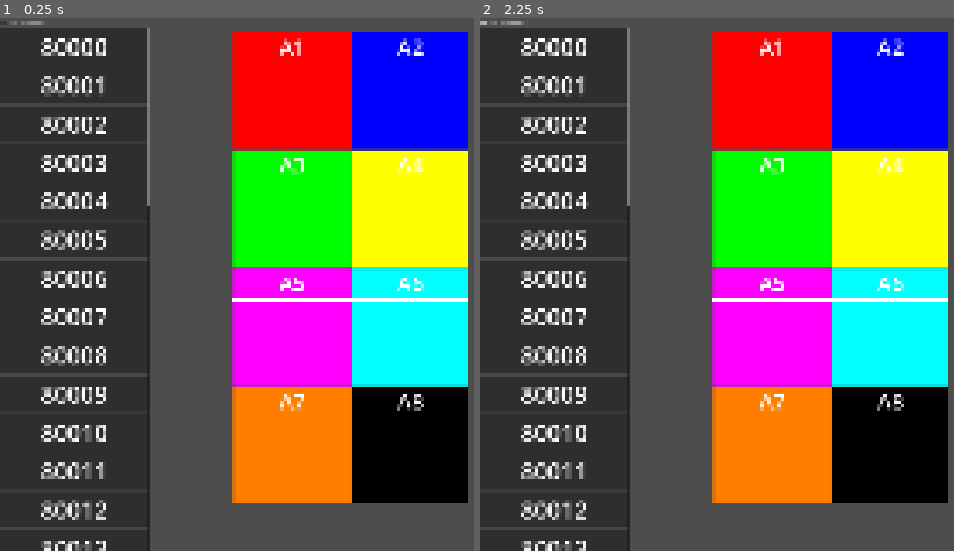
Above: before the commit, frames 1-2 (left to right).
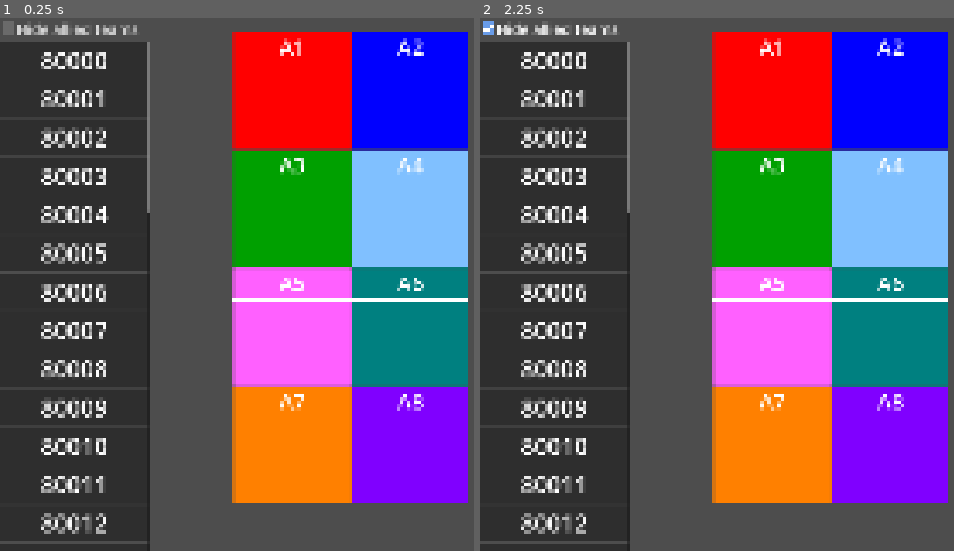
Above: after the commit, the same moments.

Repository: Team815/Recon
Game: Godot game, scene res://src/test.tscn
Two runs of this game, one before a commit and one after it. Both use one fixed random seed, a clock stepped at 60 frames per second and the inputs below. Before the commit the project starts from res://test.tscn.
Inputs:
- Up to frame 1 (0.25 s): no input
- Up to frame 2 (2.25 s): click "Hide allied teams" at 0.5 s; click "Hide allied teams" at 1.25 s; click "Hide allied teams" at 2 s

The runs differ from the first frame. In frame 1, 35% of the frame differs, in the area x 0-99%, y 0-100%; in frame 2, 35%.

Commit message:
Finish formatting views

Diff:
--- /dev/null
+++ b/assets/GuiChecked.svg
@@ -0,0 +1 @@
+<svg xmlns="http://www.w3.org/2000/svg" width="16" height="16"><rect width="14" height="14" x="1" y="1" fill="#699ce8" rx="2.33"/><path fill="#fff" d="M11.5 3.734 5.89 9.346 4.185 7.665l-1.5 1.499 3.204 3.18L13 5.235z"/></svg>
--- /dev/null
+++ b/assets/GuiUnchecked.svg
@@ -0,0 +1 @@
+<svg xmlns="http://www.w3.org/2000/svg" width="16" height="16"><rect width="14" height="14" x="1" y="1" fill="#e0e0e0" fill-opacity=".2" rx="2.333"/></svg>
--- a/project.godot
+++ b/project.godot
@@ -13,7 +13,7 @@
 config/name="Recon"
 run/main_scene="uid://5n5juoihtkaa"
 config/features=PackedStringArray("4.7", "GL Compatibility")
-config/icon="res://icon.svg"
+config/icon="res://assets/icon.svg"
 
 [display]
 
--- a/alliance_view.gd
+++ b/src/alliance_view.gd
@@ -40,6 +40,7 @@
 	team.alliance = self
 	var team_label := Label.new()
 	team_label.text = str(team.number)
+	team_label.horizontal_alignment = HORIZONTAL_ALIGNMENT_CENTER
 	%Teams.add_child(team_label)
 
 
--- a/alliance_view.tscn
+++ b/src/alliance_view.tscn
@@ -1,6 +1,6 @@
 [gd_scene format=3 uid="uid://klw37mxbpdhw"]
 
-[ext_resource type="Script" uid="uid://cn767a2rctq1x" path="res://alliance_view.gd" id="1_1aj48"]
+[ext_resource type="Script" uid="uid://cn767a2rctq1x" path="res://src/alliance_view.gd" id="1_1aj48"]
 
 [sub_resource type="StyleBoxFlat" id="StyleBoxFlat_1aj48"]
 content_margin_left = 0.0
--- a/alliances_view.tscn
+++ b/src/alliances_view.tscn
@@ -1,9 +1,9 @@
 [gd_scene format=3 uid="uid://ckj2x8hppuiew"]
 
-[ext_resource type="PackedScene" uid="uid://klw37mxbpdhw" path="res://alliance_view.tscn" id="1_6xcot"]
-[ext_resource type="Script" uid="uid://br7uq0q5brney" path="res://alliances_view.gd" id="1_a50og"]
+[ext_resource type="PackedScene" uid="uid://klw37mxbpdhw" path="res://src/alliance_view.tscn" id="1_6xcot"]
+[ext_resource type="Script" uid="uid://br7uq0q5brney" path="res://src/alliances_view.gd" id="1_a50og"]
 
-[sub_resource type="StyleBoxFlat" id="StyleBoxFlat_a50og"]
+[sub_resource type="StyleBoxFlat" id="StyleBoxFlat_35v4m"]
 content_margin_left = 0.0
 content_margin_top = 0.0
 content_margin_right = 0.0
@@ -27,72 +27,72 @@
 corner_radius_bottom_left = 3
 corner_detail = 5
 
-[sub_resource type="StyleBoxFlat" id="StyleBoxFlat_cwio8"]
+[sub_resource type="StyleBoxFlat" id="StyleBoxFlat_l2ytm"]
 content_margin_left = 0.0
 content_margin_top = 0.0
 content_margin_right = 0.0
 content_margin_bottom = 0.0
-bg_color = Color(0, 1, 0, 1)
+bg_color = Color(0, 0.627451, 0, 1)
 corner_radius_top_left = 3
 corner_radius_top_right = 3
 corner_radius_bottom_right = 3
 corner_radius_bottom_left = 3
 corner_detail = 5
 
-[sub_resource type="StyleBoxFlat" id="StyleBoxFlat_e1ag3"]
+[sub_resource type="StyleBoxFlat" id="StyleBoxFlat_bbl43"]
 content_margin_left = 0.0
 content_margin_top = 0.0
 content_margin_right = 0.0
 content_margin_bottom = 0.0
-bg_color = Color(1, 1, 0, 1)
+bg_color = Color(0.5019608, 0.7529412, 1, 1)
 corner_radius_top_left = 3
 corner_radius_top_right = 3
 corner_radius_bottom_right = 3
 corner_radius_bottom_left = 3
 corner_detail = 5
 
-[sub_resource type="StyleBoxFlat" id="StyleBoxFlat_pri2h"]
+[sub_resource type="StyleBoxFlat" id="StyleBoxFlat_yhyvk"]
 content_margin_left = 0.0
 content_margin_top = 0.0
 content_margin_right = 0.0
 content_margin_bottom = 0.0
-bg_color = Color(1, 0, 1, 1)
+bg_color = Color(1, 0.3764706, 1, 1)
 corner_radius_top_left = 3
 corner_radius_top_right = 3
 corner_radius_bottom_right = 3
 corner_radius_bottom_left = 3
 corner_detail = 5
 
-[sub_resource type="StyleBoxFlat" id="StyleBoxFlat_gwsgg"]
+[sub_resource type="StyleBoxFlat" id="StyleBoxFlat_xyjd5"]
 content_margin_left = 0.0
 content_margin_top = 0.0
 content_margin_right = 0.0
 content_margin_bottom = 0.0
-bg_color = Color(0, 1, 1, 1)
+bg_color = Color(0, 0.5019608, 0.5019608, 1)
 corner_radius_top_left = 3
 corner_radius_top_right = 3
 corner_radius_bottom_right = 3
 corner_radius_bottom_left = 3
 corner_detail = 5
 
-[sub_resource type="StyleBoxFlat" id="StyleBoxFlat_jfagu"]
+[sub_resource type="StyleBoxFlat" id="StyleBoxFlat_dt23i"]
 content_margin_left = 0.0
 content_margin_top = 0.0
 content_margin_right = 0.0
 content_margin_bottom = 0.0
-bg_color = Color(1, 0.49411765, 0, 1)
+bg_color = Color(1, 0.5019608, 0, 1)
 corner_radius_top_left = 3
 corner_radius_top_right = 3
 corner_radius_bottom_right = 3
 corner_radius_bottom_left = 3
 corner_detail = 5
 
-[sub_resource type="StyleBoxFlat" id="StyleBoxFlat_57fug"]
+[sub_resource type="StyleBoxFlat" id="StyleBoxFlat_eadfj"]
 content_margin_left = 0.0
 content_margin_top = 0.0
 content_margin_right = 0.0
 content_margin_bottom = 0.0
-bg_color = Color(0, 0, 0, 1)
+bg_color = Color(0.5019608, 0, 1, 1)
 corner_radius_top_left = 3
 corner_radius_top_right = 3
 corner_radius_bottom_right = 3
@@ -107,50 +107,51 @@
 
 [node name="Alliance1" parent="." unique_id=1964615314 instance=ExtResource("1_6xcot")]
 layout_mode = 2
-theme_override_styles/panel = SubResource("StyleBoxFlat_a50og")
+theme_override_styles/panel = SubResource("StyleBoxFlat_35v4m")
 number = 1
 color = Color(1, 0, 0, 1)
 
 [node name="Alliance2" parent="." unique_id=731318161 instance=ExtResource("1_6xcot")]
 layout_mode = 2
-theme_override_styles/panel = SubResource("StyleBoxFlat_g5822")
+theme_override_styles/panel = SubResource("StyleBoxFlat_hxb6o")
 number = 2
 color = Color(0, 0, 1, 1)
 
 [node name="Alliance3" parent="." unique_id=1028040082 instance=ExtResource("1_6xcot")]
 layout_mode = 2
-theme_override_styles/panel = SubResource("StyleBoxFlat_cwio8")
+theme_override_styles/panel = SubResource("StyleBoxFlat_l2ytm")
 number = 3
-color = Color(0, 1, 0, 1)
+color = Color(0, 0.627451, 0, 1)
 
 [node name="Alliance4" parent="." unique_id=332174116 instance=ExtResource("1_6xcot")]
 layout_mode = 2
-theme_override_styles/panel = SubResource("StyleBoxFlat_e1ag3")
+theme_override_styles/panel = SubResource("StyleBoxFlat_bbl43")
 number = 4
-color = Color(1, 1, 0, 1)
+color = Color(0.5019608, 0.7529412, 1, 1)
 
 [node name="Alliance5" parent="." unique_id=908837770 instance=ExtResource("1_6xcot")]
 layout_mode = 2
-theme_override_styles/panel = SubResource("StyleBoxFlat_pri2h")
+theme_override_styles/panel = SubResource("StyleBoxFlat_yhyvk")
 number = 5
-color = Color(1, 0, 1, 1)
+color = Color(1, 0.3764706, 1, 1)
 
 [node name="Alliance6" parent="." unique_id=578530440 instance=ExtResource("1_6xcot")]
 layout_mode = 2
-theme_override_styles/panel = SubResource("StyleBoxFlat_gwsgg")
+theme_override_styles/panel = SubResource("StyleBoxFlat_xyjd5")
 number = 6
-color = Color(0, 1, 1, 1)
+color = Color(0, 0.5019608, 0.5019608, 1)
 
 [node name="Alliance7" parent="." unique_id=946619280 instance=ExtResource("1_6xcot")]
 layout_mode = 2
-theme_override_styles/panel = SubResource("StyleBoxFlat_jfagu")
+theme_override_styles/panel = SubResource("StyleBoxFlat_dt23i")
 number = 7
-color = Color(1, 0.49411765, 0, 1)
+color = Color(1, 0.5019608, 0, 1)
 
 [node name="Alliance8" parent="." unique_id=133726473 instance=ExtResource("1_6xcot")]
 layout_mode = 2
-theme_override_styles/panel = SubResource("StyleBoxFlat_57fug")
+theme_override_styles/panel = SubResource("StyleBoxFlat_eadfj")
 number = 8
+color = Color(0.5019608, 0, 1, 1)
 
 [connection signal="dropped" from="Alliance1" to="." method="_on_alliance_dropped"]
 [connection signal="dropped" from="Alliance2" to="." method="_on_alliance_dropped"]
--- a/team_number_view.tscn
+++ b/src/team_number_view.tscn
@@ -1,6 +1,6 @@
 [gd_scene format=3 uid="uid://durap7swsqorn"]
 
-[ext_resource type="Script" uid="uid://bp5da7qrpekdj" path="res://team_number_view.gd" id="1_kobkt"]
+[ext_resource type="Script" uid="uid://bp5da7qrpekdj" path="res://src/team_number_view.gd" id="1_kobkt"]
 
 [node name="TeamNumberView" type="PanelContainer" unique_id=1398831579]
 custom_minimum_size = Vector2(512, 128)
--- a/team_ranking_view.gd
+++ b/src/team_ranking_view.gd
@@ -2,7 +2,7 @@
 
 
 func add_team(team_number: int) -> TeamNumberView:
-	var team: TeamNumberView = preload("res://team_number_view.tscn").instantiate()
+	var team: TeamNumberView = preload("res://src/team_number_view.tscn").instantiate()
 	team.number = team_number
 	team.allied.connect(_on_team_allied)
 	team.reordered.connect(_on_reordered)
--- a/team_ranking_view.tscn
+++ b/src/team_ranking_view.tscn
@@ -1,17 +1,22 @@
 [gd_scene format=3 uid="uid://b03r6vae1xpcb"]
 
-[ext_resource type="Script" uid="uid://c566y7ui3vujy" path="res://team_ranking_view.gd" id="1_r1ao7"]
+[ext_resource type="Script" uid="uid://c566y7ui3vujy" path="res://src/team_ranking_view.gd" id="1_8inn5"]
+[ext_resource type="Texture2D" uid="uid://cvntnmew2uu48" path="res://assets/GuiChecked.svg" id="2_gpux6"]
+[ext_resource type="Texture2D" uid="uid://blu1446wtcogs" path="res://assets/GuiUnchecked.svg" id="3_geojs"]
 
 [node name="TeamRankingView" type="VBoxContainer" unique_id=1672986828]
 anchors_preset = 9
 anchor_bottom = 1.0
 offset_right = 512.0
 grow_vertical = 2
-script = ExtResource("1_r1ao7")
+script = ExtResource("1_8inn5")
 
 [node name="HideAllied" type="CheckBox" parent="." unique_id=1884412118]
 unique_name_in_owner = true
 layout_mode = 2
+theme_override_font_sizes/font_size = 50
+theme_override_icons/checked = ExtResource("2_gpux6")
+theme_override_icons/unchecked = ExtResource("3_geojs")
 text = "Hide allied teams"
 
 [node name="ScrollableTeams" type="ScrollContainer" parent="." unique_id=2008101802]
--- /dev/null
+++ b/src/test.tscn
@@ -0,0 +1,18 @@
+[gd_scene format=3 uid="uid://5n5juoihtkaa"]
+
+[ext_resource type="Script" uid="uid://bp06cqx6gkaj2" path="res://src/test.gd" id="1_37kl0"]
+[ext_resource type="PackedScene" uid="uid://b03r6vae1xpcb" path="res://src/team_ranking_view.tscn" id="2_8uh7m"]
+[ext_resource type="PackedScene" uid="uid://ckj2x8hppuiew" path="res://src/alliances_view.tscn" id="3_6uqi0"]
+
+[node name="Test" type="Node" unique_id=310716633]
+script = ExtResource("1_37kl0")
+
+[node name="Alliances" parent="." unique_id=1474463052 instance=ExtResource("3_6uqi0")]
+unique_name_in_owner = true
+offset_left = 800.0
+offset_top = 50.0
+offset_right = 1604.0
+offset_bottom = 1662.0
+
+[node name="Teams" parent="." unique_id=1672986828 instance=ExtResource("2_8uh7m")]
+unique_name_in_owner = true
--- a/test.tscn
+++ /dev/null
@@ -1,18 +0,0 @@
-[gd_scene format=3 uid="uid://5n5juoihtkaa"]
-
-[ext_resource type="Script" uid="uid://bp06cqx6gkaj2" path="res://test.gd" id="1_37kl0"]
-[ext_resource type="PackedScene" uid="uid://b03r6vae1xpcb" path="res://team_ranking_view.tscn" id="2_8uh7m"]
-[ext_resource type="PackedScene" uid="uid://ckj2x8hppuiew" path="res://alliances_view.tscn" id="3_6uqi0"]
-
-[node name="Test" type="Node" unique_id=310716633]
-script = ExtResource("1_37kl0")
-
-[node name="Teams" parent="." unique_id=1672986828 instance=ExtResource("2_8uh7m")]
-unique_name_in_owner = true
-
-[node name="Alliances" parent="." unique_id=1474463052 instance=ExtResource("3_6uqi0")]
-unique_name_in_owner = true
-offset_left = 800.0
-offset_top = 50.0
-offset_right = 1204.0
-offset_bottom = 570.0
Not shown, changed: assets/GuiChecked.svg.import
Not shown, added: assets/GuiUnchecked.svg.import
Renamed: icon.svg -> assets/icon.svg
Not shown, added: assets/icon.svg.import
Not shown, added: export_presets.cfg
Renamed: alliance_view.gd.uid -> src/alliance_view.gd.uid
Renamed: alliances_view.gd -> src/alliances_view.gd
Renamed: alliances_view.gd.uid -> src/alliances_view.gd.uid
Not shown: 1 places in src/alliances_view.tscn that only renumber resources
Renamed: team_number_view.gd -> src/team_number_view.gd
Renamed: team_number_view.gd.uid -> src/team_number_view.gd.uid
Renamed: team_ranking_view.gd.uid -> src/team_ranking_view.gd.uid
(and 2 more such lines)
